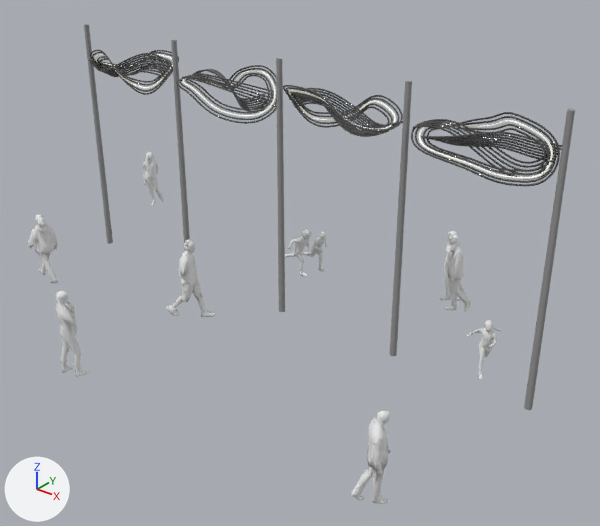
An edit to the glTF model glb/JCS_001.glb, drawn before and after from the same camera.
Rendered twice from a camera (50 mm lens) standing at (10.72, -12.74, 9.25) and looking at (0.84, -0.4, 1.59). The lights are fixed; the arrows at lower left show +X, +Y and +Z. The older version comes first. Where no turn or scale is listed for an object, it has been applied to the vertices.

The older version as bpy lines, for what is in view:
```python
ob_291_person = bpy.data.objects.new('291_person', me_291_person)
ob_291_person.location = (-1.62, -4.56, 0.0)
ob_291_person.rotation_euler = (0.0, 0.0, -3.024)  # degrees (0, 0, -173)
ob_shape001 = bpy.data.objects.new('Shape001', me_shape005)
ob_shape001.location = (-4.38, 0.04, 4.98)
ob_shape001.rotation_euler = (1.571, -0.0735, 0.0)  # degrees (90, -4.2, 0)
ob_shape001.scale = (0.9, 0.9, 0.9)
ob_shape005 = bpy.data.objects.new('Shape005', me_shape005)
ob_shape005.location = (-1.37, 0.05, 4.77)
ob_shape005.rotation_euler = (-1.203, 0.0687, 0.0264)  # degrees (-69, 3.9, 1.5)
ob_shape005.scale = (0.9, 0.9, 0.9)
ob_shape006 = bpy.data.objects.new('Shape006', me_shape006)
ob_shape006.parent = ob_shape005
ob_shape006.location = (0.0468, -0.0771, 0.575)
ob_shape009 = bpy.data.objects.new('Shape009', me_shape005)
ob_shape009.location = (1.45, -0.03, 4.98)
ob_shape009.rotation_euler = (-1.361, -3.07, -0.0153)  # degrees (-78, -176, -0.9)
ob_shape009.scale = (0.9, 0.9, 0.9)
ob_shape011 = bpy.data.objects.new('Shape011', me_shape007)
ob_shape011.parent = ob_shape009
ob_shape011.location = (-0.131, -0.133, -0.0345)
ob_shape011.rotation_euler = (-2.345, 0.0318, -0.0281)  # degrees (-134, 1.8, -1.6)
ob_shape013 = bpy.data.objects.new('Shape013', me_shape005)
ob_shape013.location = (4.51, -0.07, 4.87)
ob_shape013.rotation_euler = (0.758, -0.0506, -3.088)  # degrees (43, -2.9, -177)
ob_shape013.scale = (0.9, 0.9, 0.9)
ob_shape014 = bpy.data.objects.new('Shape014', me_shape006)
ob_shape014.parent = ob_shape013
ob_shape014.location = (0.0468, -0.0771, 0.575)
ob_shape015 = bpy.data.objects.new('Shape015', me_shape007)
ob_shape015.parent = ob_shape013
ob_shape015.location = (-0.131, -0.133, -0.0345)
ob_shape015.rotation_euler = (-2.345, 0.0318, -0.0281)  # degrees (-134, 1.8, -1.6)
# also in view: 'Object_008' at (5.12, -3.88, 0.88); 'Circle002' at (0.01, -0.02, 2.85); 'Couple001' at (2.95, 2.63, 0.93); 'girl_walk001' at (-5.49, -2.32, 0.84); 'boys' at (-0.88, 1.94, 0.57)
```
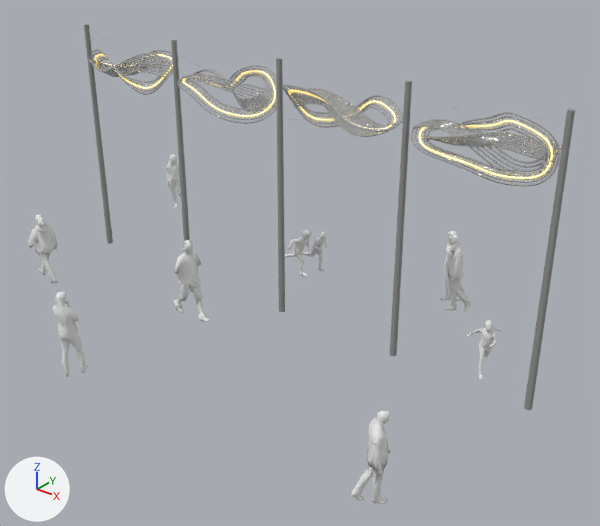
Pixel boxes (x1, y1, x2, y2) of what changed, in the pictures (600 x 526 px):
'Shape013', recoloured (grey to white)
    both: (411, 112, 560, 187)
'291_person', turned
    before: (56, 290, 90, 377)
    after: (53, 292, 88, 377)
'walker', turned
    before: (166, 240, 216, 317)
    after: (173, 240, 210, 322)
'Shape015', recoloured (lighter)
    both: (421, 132, 562, 163)
'Shape009', recoloured (grey to white)
    both: (283, 85, 403, 132)
'Shape005', recoloured (grey to white)
    both: (177, 65, 277, 124)
'Shape014', recoloured
    both: (413, 119, 552, 180)
'girl_pose003', moved
    before: (143, 152, 165, 205)
    after: (166, 155, 181, 208)
'Shape011', recoloured (grey to white)
    both: (288, 88, 403, 131)
'Shape003', recoloured (grey to white)
    both: (89, 53, 172, 77)
'Shape006', recoloured (grey to white)
    both: (182, 73, 277, 107)
'Shape001', recoloured (grey to white)
    both: (90, 49, 179, 95)
'Shape016', recoloured
    both: (419, 120, 553, 179)
'Shape007', recoloured
    both: (193, 69, 268, 112)
'Shape010', recoloured
    both: (288, 90, 389, 137)
'Shape002', recoloured (grey to white)
    both: (99, 63, 173, 79)
'Shape008', recoloured
    both: (182, 70, 276, 117)
'Shape012', recoloured
    both: (288, 90, 396, 129)
'Shape004', recoloured
    both: (95, 54, 173, 89)

Patch to the scene script:
```diff
--- a/glb/JCS_001.glb.py
+++ b/glb/JCS_001.glb.py
@@ mat_metal @@
 mat_metal = principled_material('metal')
-mat_metal.base_color = (0.216, 0.216, 0.216)  # grey #808080
+mat_metal.base_color = (0.851, 0.851, 0.851)  # white #eeeeee
 mat_metal.metallic = 1.0
@@ mat_light @@
 mat_light.roughness = 1.0
-mat_light.emission_color = (0.198, 0.198, 0.13)  # dark yellow #7b7b65
+mat_light.emission_color = (1.0, 0.694, 0.0)  # yellow #ffd900
 mat_light.emission_strength = 1.0
@@ ob_girl_pose003 @@
 ob_girl_pose003 = bpy.data.objects.new('girl_pose003', me_girl_pose003)
-ob_girl_pose003.location = (-7.12, 2.64, 0.0)
+ob_girl_pose003.location = (-6.44, 2.91, 0.0)
@@ ob_291_person @@
 ob_291_person.location = (-1.62, -4.56, 0.0)
-ob_291_person.rotation_euler = (0.0, 0.0, -3.024)  # degrees (0, 0, -173)
+ob_291_person.rotation_euler = (0.0, 0.0, -2.194)  # degrees (0, 0, -126)
@@ ob_walker @@
 ob_walker.location = (-1.4, -1.51, 0.0)
-ob_walker.rotation_euler = (1.571, 0.0, 2.116)  # degrees (90, 0, 121)
+ob_walker.rotation_euler = (1.571, 0.0, 1.553)  # degrees (90, 0, 89)
```
